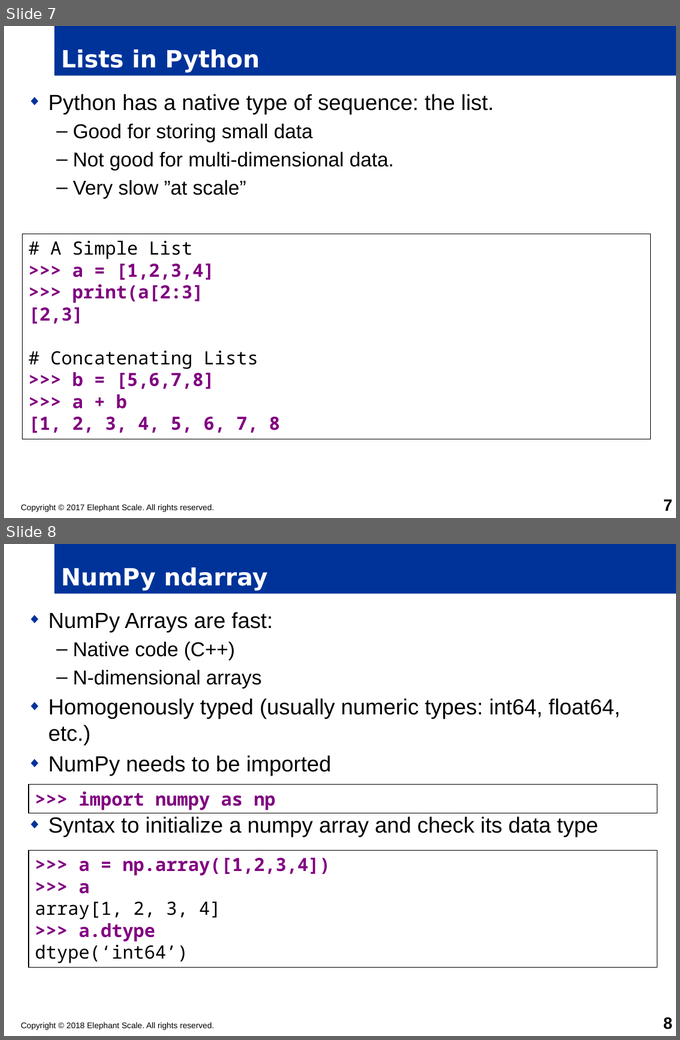
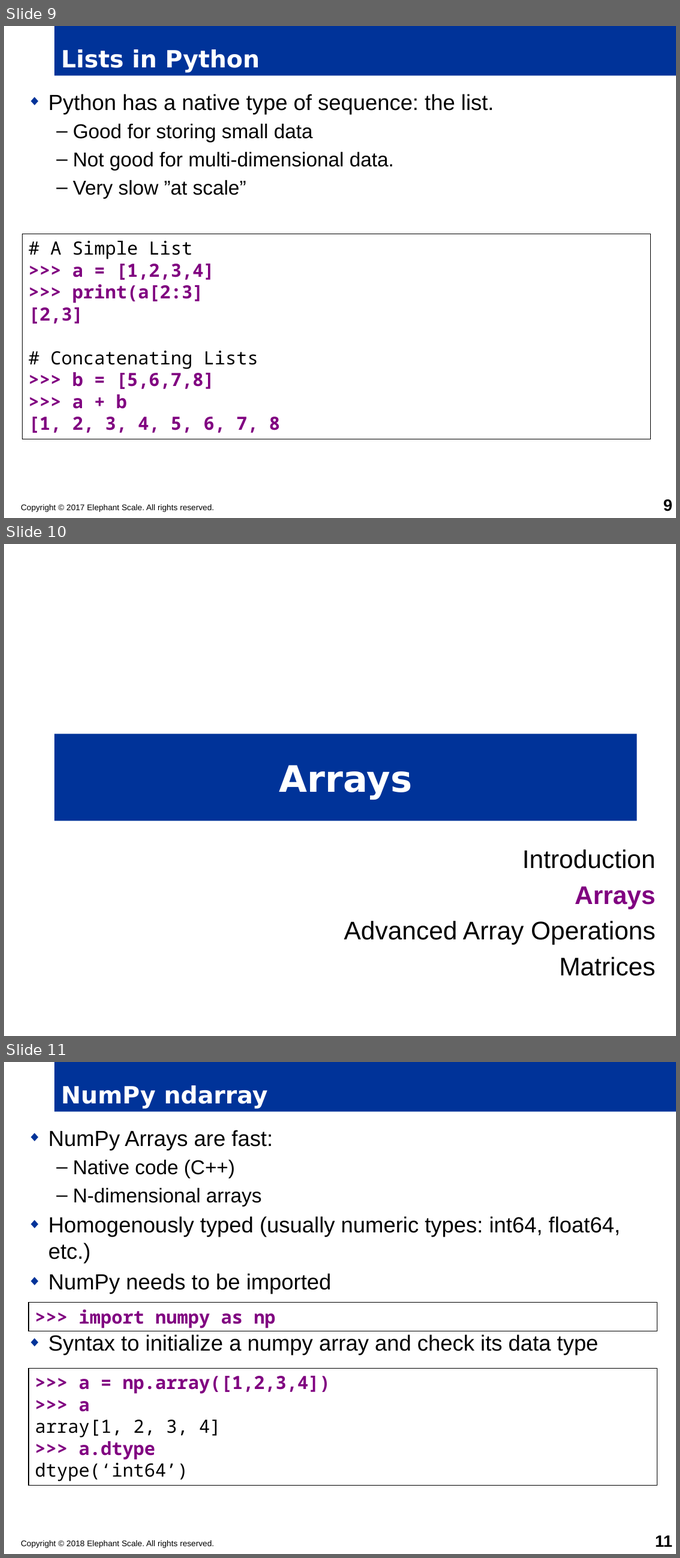
Before and after one commit to timfox456/container-resources, a slide deck: python/python-master/PYTHON-NumPy.pptx. Shown one above the other, each under a label of ours: slides 7 and 8 before the commit, slides 9, 10 and 11 after it. The pictures are 680x1040 and 680x1558 pixels, drawn with LibreOffice and Linux fonts; fonts in the diff are those of the drawing; background and template pictures are left out. Boxes give left, top, right and bottom in pixels: in the first picture for what was removed or moved away, otherwise in the second. Text is boxed around its words. In the diff, an @@ line names an element or a change of style, - is before the commit and + after.

Commit message:
PYTHON : Title slides updated [1]
PYTHON : Title slides updated[1]

```diff
--- a/python/python-master/PYTHON-NumPy.pptx
+++ b/python/python-master/PYTHON-NumPy.pptx
@@ slide 10 added at [4, 544, 676, 1036], background #FFFFFF @@
@@ title added at [54, 734, 636, 821], fill #003399, 40 pt, text #FFFFFF, bold @@
+Arrays
@@ text added at [344, 849, 656, 976], 28 pt, text #000000 @@
+  Introduction
+  Arrays
+  Advanced Array Operations
+  Matrices
@@ what was slide 7 is now slide 9 @@
@@ page number at [663, 499, 672, 511]: text changed @@
-7
+9
@@ what was slide 8 is now slide 11 @@
@@ page number at [655, 1535, 672, 1547]: text changed @@
-8
+11
```
Also in this commit, not shown: 4 other slides added, 3 other files.
